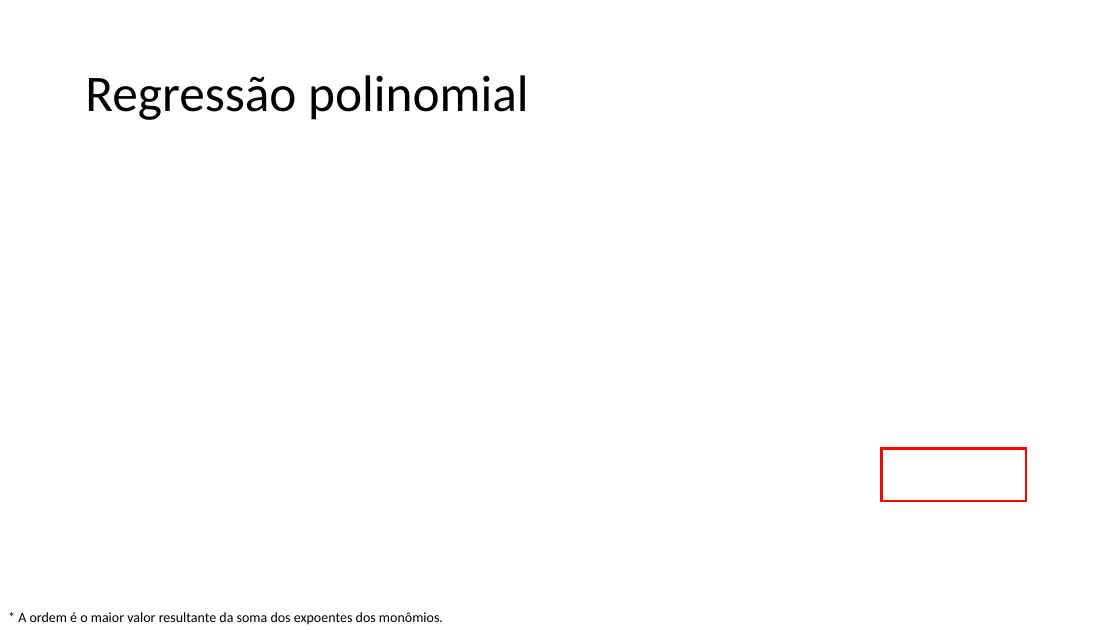
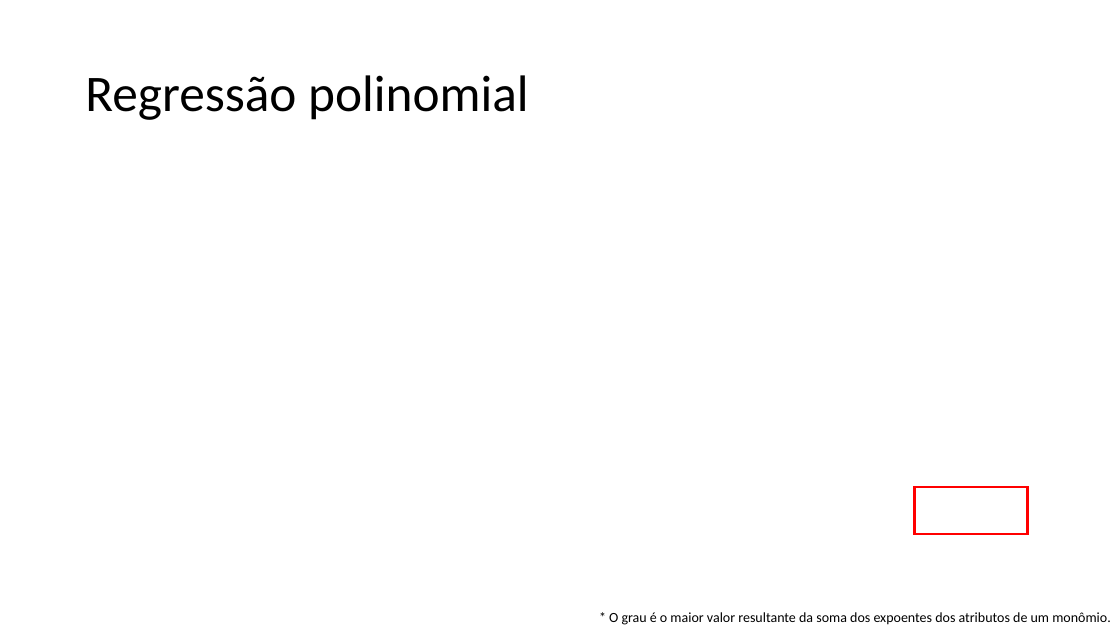
Before and after one commit to zz4fap/t319_aprendizado_de_maquina, a slide deck: slide 14 of slides/T319_Regressão_Linear (Parte IV).pptx. Drawn at 1120x630 pixels with LibreOffice and Linux fonts; fonts in the diff are those of the drawing; grey boxes stand for pictures. Boxes give left, top, right and bottom in pixels: in the first picture for what was removed or moved away, otherwise in the second. Text is boxed around its words. In the diff, an @@ line names an element or a change of style, - is before the commit and + after.

Commit message:
update of slides

```diff
--- a/slides/T319_Regressão_Linear (Parte IV).pptx
+++ b/slides/T319_Regressão_Linear (Parte IV).pptx
@@ rectangle: place and size @@
-rectangle at (881, 449, 1026, 502)
+rectangle at (915, 487, 1028, 534)
@@ text at (609, 612, 1111, 625): text changed @@
-* A ordem é o maior valor resultante da soma dos expoentes dos monômios.
+* O grau é o maior valor resultante da soma dos expoentes dos atributos de um monômio.
```
Also in this commit, not shown: 1 other slide changed, 1 other file.
